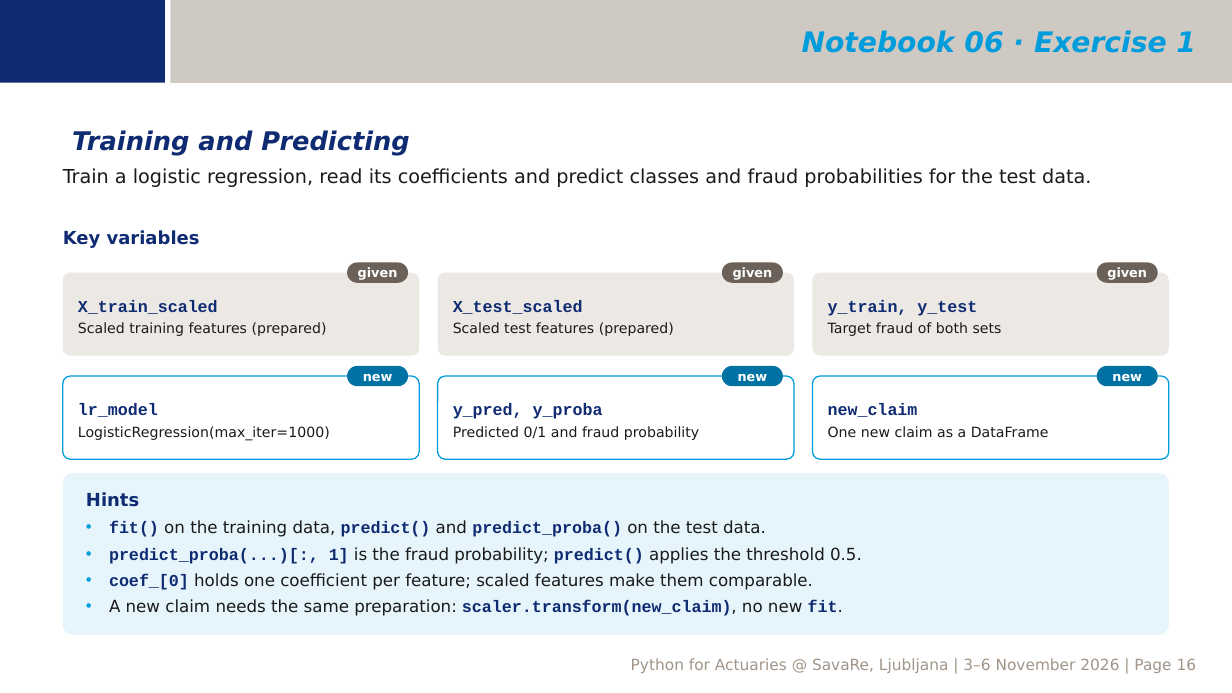
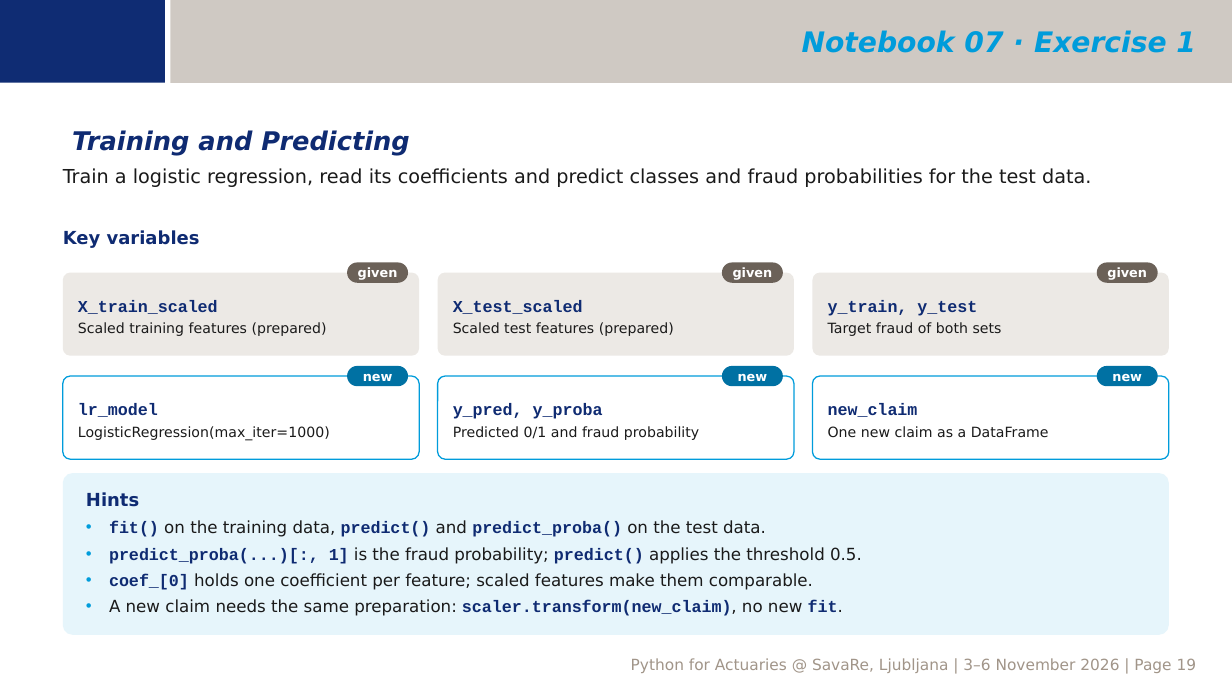
Before and after one commit to ktnspr/py4lju, a slide deck: slide 19 of 00_seminar_intro.pptx (slide 16 before the commit). Drawn at 1232x693 pixels with LibreOffice and Linux fonts; fonts in the diff are those of the drawing; background and template pictures are left out. Boxes give left, top, right and bottom in pixels: in the first picture for what was removed or moved away, otherwise in the second. Text is boxed around its words. In the diff, an @@ line names an element or a change of style, - is before the commit and + after.

```diff
--- a/00_seminar_intro.pptx
+++ b/00_seminar_intro.pptx
@@ text at bbox=[802, 30, 1196, 53]: text changed @@
-Notebook 06 · Exercise 1
+Notebook 07 · Exercise 1
@@ text at bbox=[631, 658, 1197, 673]: text changed @@
-Python for Actuaries @ SavaRe, Ljubljana | 3–6 November 2026 | Page 16
+Python for Actuaries @ SavaRe, Ljubljana | 3–6 November 2026 | Page 19
```
Also in this commit, not shown: 10 other slides changed, 6 slides added, 24 other files.
